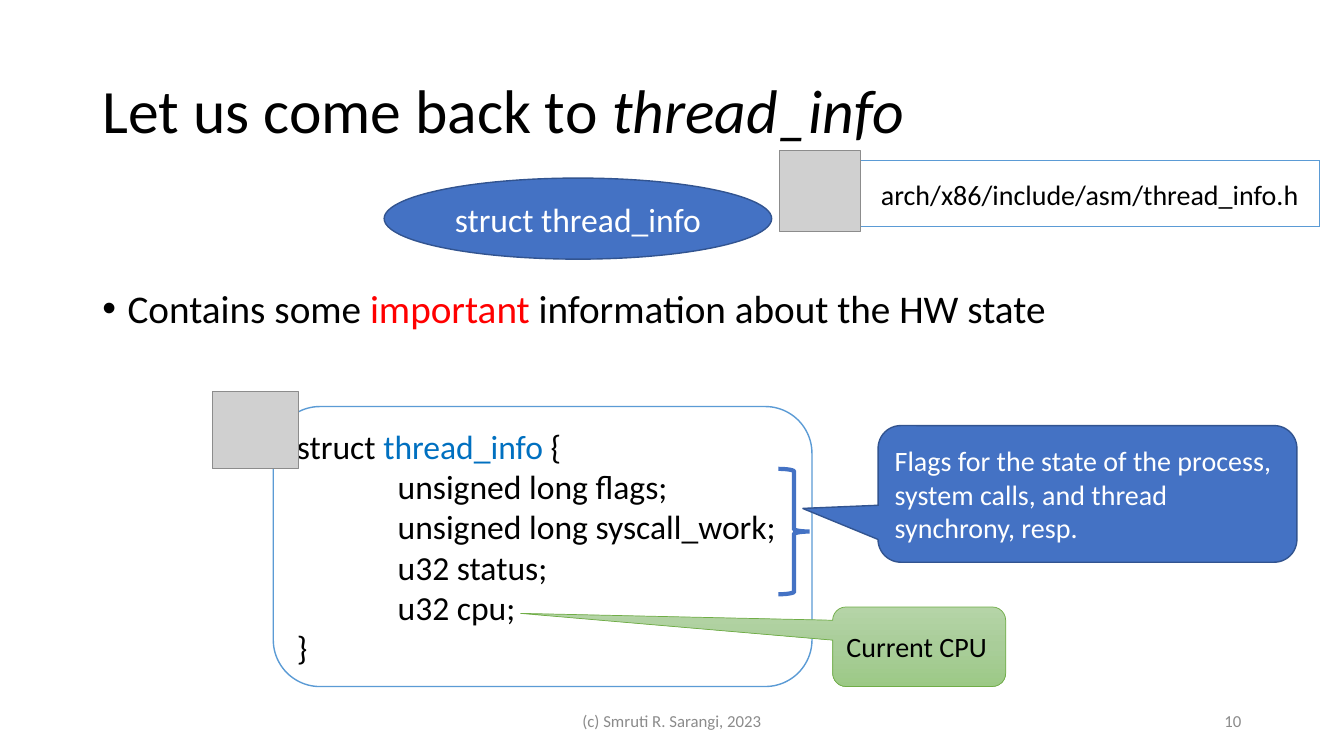
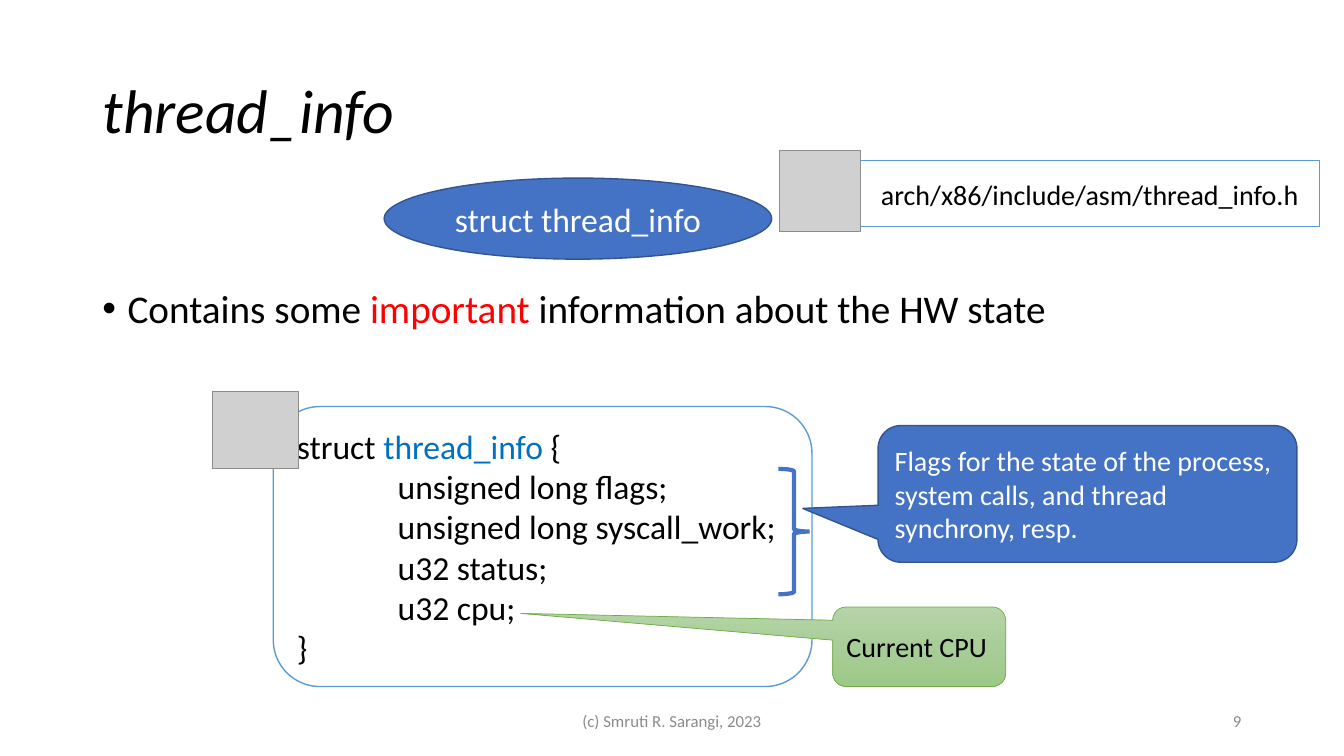
Before and after one commit to srsarangi/srsarangi.github.io, a slide deck: slide 9 of osbook/slides/3.processes.pptx (slide 10 before the commit). Drawn at 1344x756 pixels with LibreOffice and Linux fonts; fonts in the diff are those of the drawing; grey boxes stand for pictures. Boxes give left, top, right and bottom in pixels: in the first picture for what was removed or moved away, otherwise in the second. Text is boxed around its words. In the diff, an @@ line names an element or a change of style, - is before the commit and + after.

```diff
--- a/osbook/slides/3.processes.pptx
+++ b/osbook/slides/3.processes.pptx
@@ title at <box>102,90,394,142</box>: text changed; italic on @@
-Let us come back to thread_info
+thread_info
@@ page number at <box>1233,716,1241,727</box>: text changed @@
-10
+9
```
Also in this commit, not shown: 24 other slides changed, 4 slides added, 1 slide removed, 6 other files.
